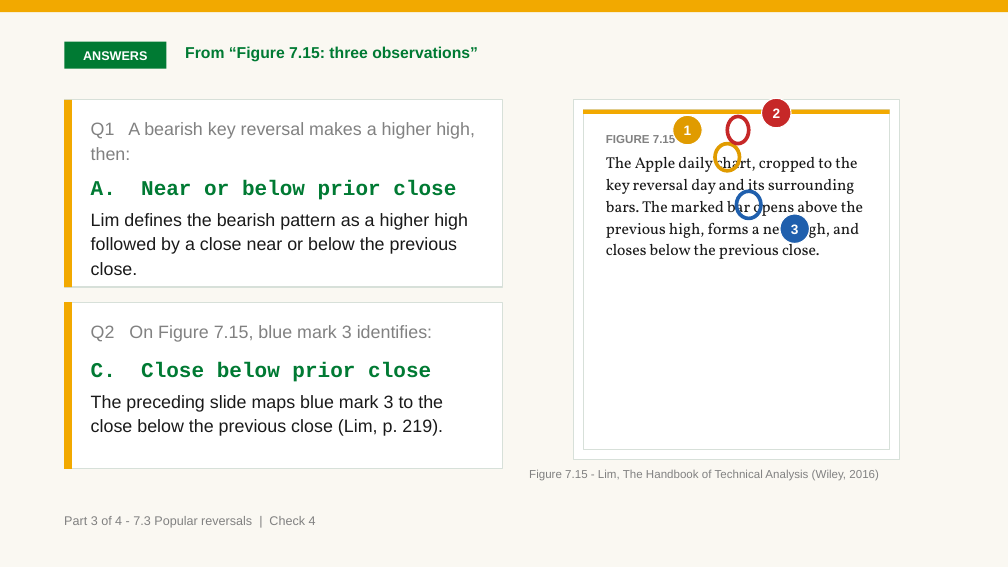
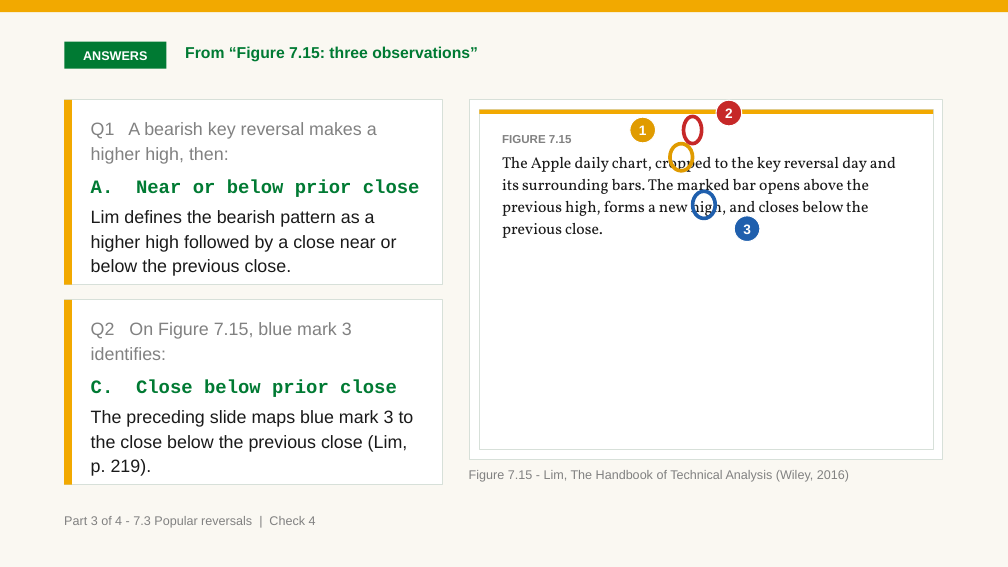
Before and after one commit to benjiesotelo-sudo/Telos_FIN1209, a slide deck: slide 25 of chapter-07/FIN1209-Chapter-07.pptx. Drawn at 1008x567 pixels with LibreOffice and Linux fonts; fonts in the diff are those of the drawing. Boxes give left, top, right and bottom in pixels: in the first picture for what was removed or moved away, otherwise in the second. Text is boxed around its words. In the diff, an @@ line names an element or a change of style, - is before the commit and + after.

Commit message:
Chapter 7 Part 3: key reversal through island reversal (#35)
* Build Chapter 7 Part 3 reversal patterns

* Fix Chapter 7 Part 3 reader findings

* Fix Chapter 7 Part 3 second reader findings

* Build Chapter 7 Part 3 reversal slides

* Clarify key reversal teaching sequence

* Refine Chapter 7 reversal teaching slides

* Fix fifth-read Chapter 7 slide mappings

* Resolve Chapter 7 rebase chart namespaces

* Keep fifth-read fix within Part 3 range

* Rebuild Chapter 7 deck after Part 4 merge

* Improve Chapter 7 chart projection readability

* Polish Chapter 7 chart mark labels

```diff
--- a/chapter-07/FIN1209-Chapter-07.pptx
+++ b/chapter-07/FIN1209-Chapter-07.pptx
@@ rectangle: place and size @@
-rectangle at (64,100,503,287)
+rectangle at (64,100,442,285)
@@ text "Q1 A bearish key reversal ..." rewrapped from (91,122,475,160) to (91,122,377,164) @@
@@ rectangle: place and size @@
-rectangle at (574,100,900,460)
+rectangle at (470,100,943,460)
@@ rectangle: place and size @@
-rectangle at (584,110,890,450)
+rectangle at (479,110,933,450)
@@ rectangle: place and size @@
-rectangle at (584,110,890,114)
+rectangle at (479,110,933,114)
@@ ellipse: place and size @@
-ellipse at (727,116,749,144)
+ellipse at (684,116,702,144)
@@ ellipse "2": place and size @@
-ellipse "2" at (761,98,791,128)
+ellipse "2" at (716,100,742,126)
@@ text "FIGURE 7.15" rewrapped from (606,134,863,259) to (502,135,896,238) @@
@@ 3 ellipses: place and size @@
-3 ellipses at (673,115,761,219)
+3 ellipses at (630,117,715,219)
@@ text at (91,180,420,197): size 20 to 18 pt in "A. Near or below prior close" @@
@@ ellipse "3": place and size @@
-ellipse "3" at (780,214,810,243)
+ellipse "3" at (734,216,760,241)
@@ rectangle: place and size @@
-rectangle at (64,302,72,470)
+rectangle at (64,300,72,485)
@@ rectangle: place and size @@
-rectangle at (64,302,503,470)
+rectangle at (64,300,442,485)
@@ text "Q2 On Figure 7.15, blue ..." rewrapped from (91,325,432,342) to (91,322,352,360) @@
@@ text at (91,380,397,397): size 20 to 18 pt in "C. Close below prior close" @@
@@ text "C. Close below prior close": place and size @@
-text "C. Close below prior close" at (91,362,443,436)
+text "C. Close below prior close" at (91,380,414,476)
@@ text "Figure 7.15 - Lim, The ...": place and size @@
-text "Figure 7.15 - Lim, The ..." at (529,469,879,481)
+text "Figure 7.15 - Lim, The ..." at (469,470,849,482)
@@ text "Figure 7.15 - Lim, The ..." at (469,470,849,482): size 11 to 12 pt @@
```
Also in this commit, not shown: 12 other slides changed, 17 slides added, 2 other files.
